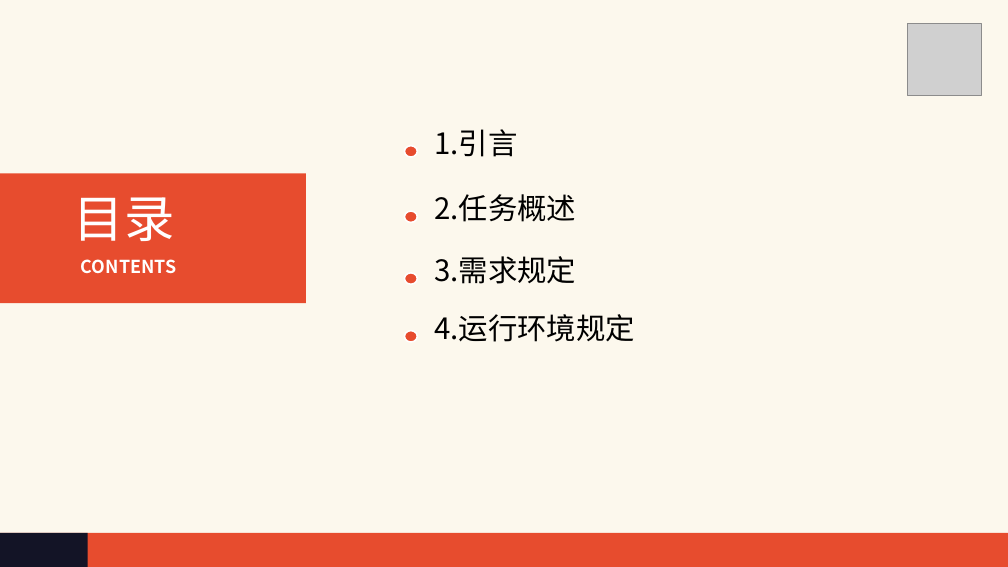
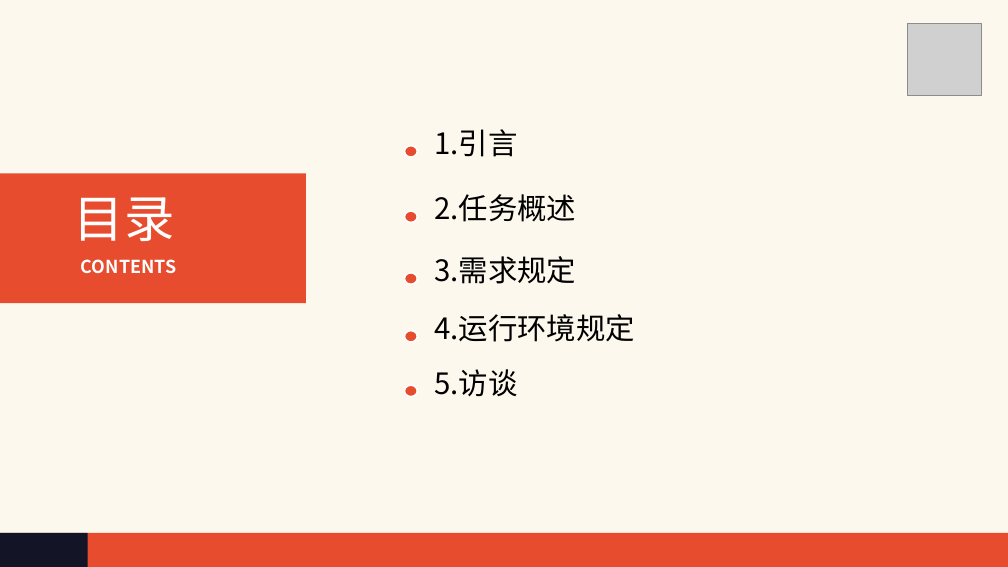
Before and after one commit to HOLMEScdk/SE2017G03, a slide deck: slide 2 of nov_3/SE2017G03软件需求说明v0.2.ppt. Drawn at 1008x567 pixels with LibreOffice and Linux fonts; fonts in the diff are those of the drawing; grey boxes stand for pictures. Boxes give left, top, right and bottom in pixels: in the first picture for what was removed or moved away, otherwise in the second. Text is boxed around its words. In the diff, an @@ line names an element or a change of style, - is before the commit and + after.

```diff
--- a/nov_3/SE2017G03软件需求说明v0.2.ppt
+++ b/nov_3/SE2017G03软件需求说明v0.2.ppt
@@ ellipse added at (x1=404, y1=385, x2=417, y2=397), fill #E74C2E, outline #FFFFFF 1.5 pt @@
@@ text added at (x1=434, y1=369, x2=517, y2=397), 28 pt, text #000000 @@
+5.访谈
```
Also in this commit, not shown: 1 other file.
